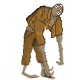
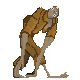
Comparing the layer stacks of the two w=80, h=80 images. Changes:
painted on "괴물-오른쪽으로걷기" over (x1=11, y1=6, x2=70, y2=79)
removed layer "오른쪽으로 걷기" from group "비디오 그룹 1" over (x1=4, y1=3, x2=72, y2=80)
